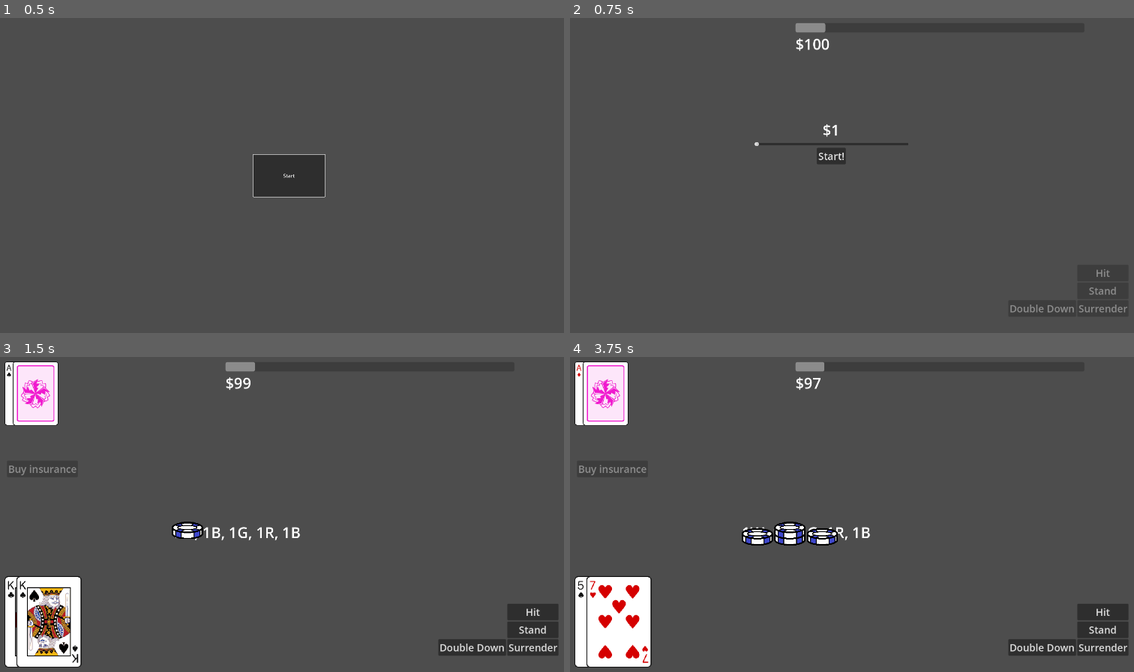
Above: before the commit, frames 1-4 (two rows, left to right).
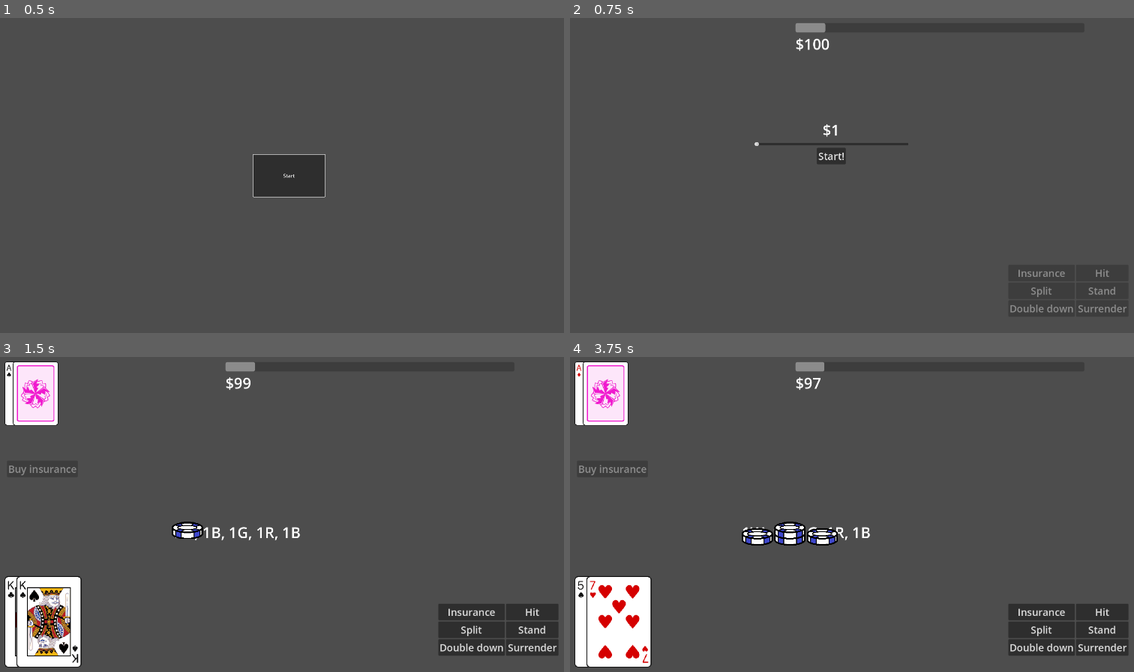
Above: after the commit, the same moments.

Repository: Tofutush/blackjack-with-sky
Game: Godot game, scene res://scenes/Start/Start.tscn
The game is run twice, just before and just after one commit, with the same random seed, the same clock (stepped at 60 frames per second) and the same inputs.
Inputs:
- Up to frame 1 (0.5 s): no input
- Up to frame 2 (0.75 s): click "Start" at 0.5 s
- Up to frame 3 (1.5 s): click "Start!" at 1.25 s
- Up to frame 4 (3.75 s): click "Double Down" (after the commit: "Double down") at 2 s; click "Continue" at 2.75 s; click "Start!" at 3.5 s

Frame 1 is identical in both runs. In frame 2, 0.3% of the frame differs, in the area x 79-99%, y 79-94%; in frame 3, 1.4%, in the area x 77-99%, y 78-95%; in frame 4, 1.4%.

Commit message:
move all player actions here

Diff:
--- a/scenes/PlayerButtons/player_buttons.gd
+++ b/scenes/PlayerButtons/player_buttons.gd
@@ -2,32 +2,36 @@
 
 signal hit
 signal stand
+signal surrender
+signal insurance
+signal split
 signal double_down
-signal surrender
 
-@onready var hit_button: Button = $HBoxContainer/HitButton
-@onready var stand_button: Button = $HBoxContainer/StandButton
-@onready var double_down_button: Button = $DoubleDownButton
-@onready var surrender_button: Button = $HBoxContainer/SurrenderButton
+var dict: Dictionary[String, Button]
 
 func _ready() -> void:
+	dict = {
+		'hit': $Right/HitButton,
+		'stand': $Right/StandButton,
+		'surrender': $Right/SurrenderButton,
+		'insurance': $Left/InsuranceButton,
+		'split': $Left/SplitButton,
+		'double down': $Left/DoubleDownButton
+	}
 	disableButtons()
 
 func disableButtons() -> void:
-	hit_button.disabled = true
-	stand_button.disabled = true
-	double_down_button.disabled = true
-	surrender_button.disabled = true
+	# disable every button
+	for key in dict:
+		dict[key].disabled = true
 
-func hideDoubleDownButton() -> void:
-	double_down_button.hide()
+func disableButton(key: String) -> void:
+	if dict[key]: dict[key].disabled = true
 
 func enableButtons() -> void:
-	hit_button.disabled = false
-	stand_button.disabled = false
-	double_down_button.disabled = false
-	surrender_button.disabled = false
-	double_down_button.show()
+	# enable all buttons
+	for key in dict:
+		dict[key].disabled = false
 
 func _on_hit_button_pressed() -> void:
 	hit.emit()
@@ -35,8 +39,14 @@
 func _on_stand_button_pressed() -> void:
 	stand.emit()
 
+func _on_surrender_button_pressed() -> void:
+	surrender.emit()
+
+func _on_insurance_button_pressed() -> void:
+	insurance.emit()
+
+func _on_split_button_pressed() -> void:
+	split.emit()
+
 func _on_double_down_button_pressed() -> void:
 	double_down.emit()
-
-func _on_surrender_button_pressed() -> void:
-	surrender.emit()
--- a/scenes/PlayerButtons/player_buttons.tscn
+++ b/scenes/PlayerButtons/player_buttons.tscn
@@ -4,41 +4,56 @@
 
 [node name="PlayerButtons" type="HBoxContainer"]
 anchors_preset = -1
-anchor_left = 0.106000006
+anchor_left = 0.123
 anchor_top = 0.094000004
-anchor_right = 0.106000006
+anchor_right = 0.123
 anchor_bottom = 0.094000004
-offset_left = -203.52002
+offset_left = -236.16
 offset_top = -101.520004
-offset_right = 0.47998047
+offset_right = -0.16000366
 offset_bottom = -0.5200043
 grow_horizontal = 0
 size_flags_horizontal = 0
 size_flags_vertical = 0
 script = ExtResource("1_mal4x")
 
-[node name="DoubleDownButton" type="Button" parent="."]
+[node name="Left" type="VBoxContainer" parent="."]
 layout_mode = 2
-size_flags_horizontal = 0
-size_flags_vertical = 8
-text = "Double Down"
+size_flags_horizontal = 3
 
-[node name="HBoxContainer" type="VBoxContainer" parent="."]
+[node name="InsuranceButton" type="Button" parent="Left"]
 layout_mode = 2
+text = "Insurance"
 
-[node name="HitButton" type="Button" parent="HBoxContainer"]
+[node name="SplitButton" type="Button" parent="Left"]
+layout_mode = 2
+text = "Split
+"
+
+[node name="DoubleDownButton" type="Button" parent="Left"]
+layout_mode = 2
+size_flags_vertical = 3
+text = "Double down"
+
+[node name="Right" type="VBoxContainer" parent="."]
+layout_mode = 2
+size_flags_horizontal = 3
+
+[node name="HitButton" type="Button" parent="Right"]
 layout_mode = 2
 text = "Hit"
 
-[node name="StandButton" type="Button" parent="HBoxContainer"]
+[node name="StandButton" type="Button" parent="Right"]
 layout_mode = 2
 text = "Stand"
 
-[node name="SurrenderButton" type="Button" parent="HBoxContainer"]
+[node name="SurrenderButton" type="Button" parent="Right"]
 layout_mode = 2
 text = "Surrender"
 
-[connection signal="pressed" from="DoubleDownButton" to="." method="_on_double_down_button_pressed"]
-[connection signal="pressed" from="HBoxContainer/HitButton" to="." method="_on_hit_button_pressed"]
-[connection signal="pressed" from="HBoxContainer/StandButton" to="." method="_on_stand_button_pressed"]
-[connection signal="pressed" from="HBoxContainer/SurrenderButton" to="." method="_on_surrender_button_pressed"]
+[connection signal="pressed" from="Left/InsuranceButton" to="." method="_on_insurance_button_pressed"]
+[connection signal="pressed" from="Left/SplitButton" to="." method="_on_split_button_pressed"]
+[connection signal="pressed" from="Left/DoubleDownButton" to="." method="_on_double_down_button_pressed"]
+[connection signal="pressed" from="Right/HitButton" to="." method="_on_hit_button_pressed"]
+[connection signal="pressed" from="Right/StandButton" to="." method="_on_stand_button_pressed"]
+[connection signal="pressed" from="Right/SurrenderButton" to="." method="_on_surrender_button_pressed"]
